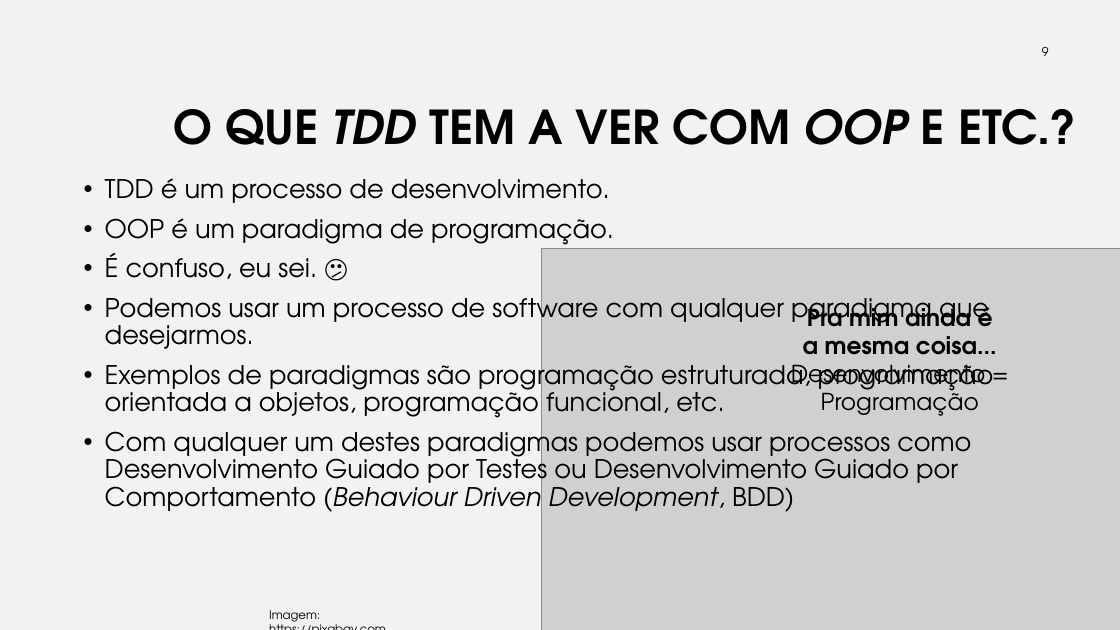
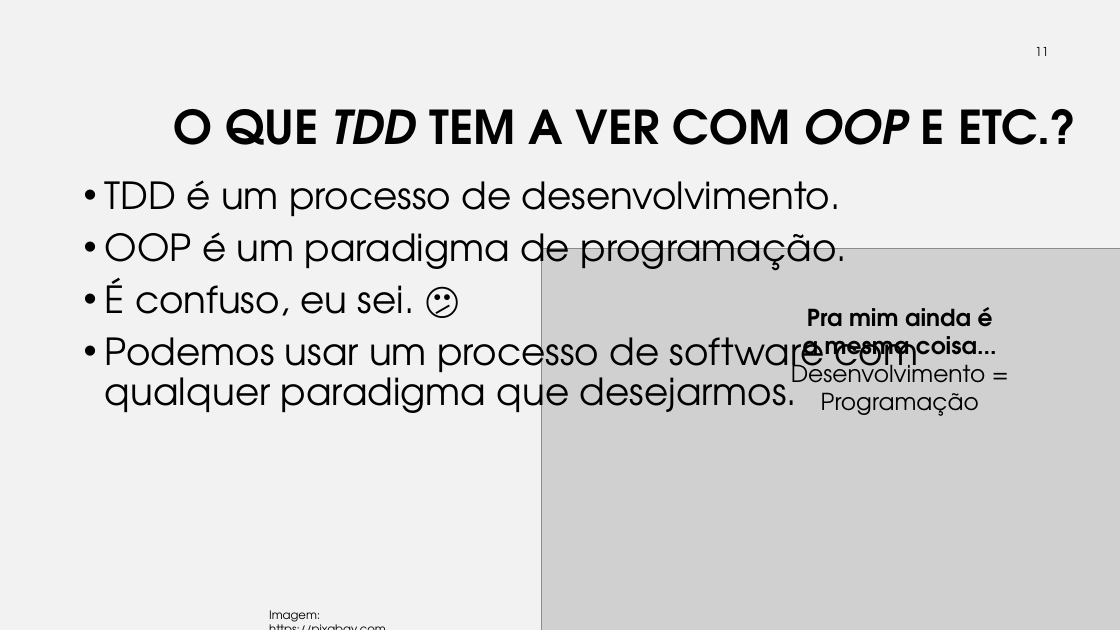
Before and after one commit to iftopalmas/testes-de-software, a slide deck: slide 11 of projects/01-introducao-tdd/tdd.pptx (slide 9 before the commit). Drawn at 1120x630 pixels with LibreOffice and Linux fonts; fonts in the diff are those of the drawing; grey boxes stand for pictures; background and template pictures are left out. Boxes give left, top, right and bottom in pixels: in the first picture for what was removed or moved away, otherwise in the second. Text is boxed around its words. In the diff, an @@ line names an element or a change of style, - is before the commit and + after.

```diff
--- a/projects/01-introducao-tdd/tdd.pptx
+++ b/projects/01-introducao-tdd/tdd.pptx
@@ page number at <box>1035,47,1049,56</box>: text changed @@
-9
+11
@@ text "TDD é um processo de ..." at <box>105,180,919,422</box>: size 22 to 32 pt @@
@@ text at <box>105,357,979,519</box>: paragraphs removed @@
-• Exemplos de paradigmas são programação estruturada, programação orientada a objetos, programação funcional, etc.
-• Com qualquer um destes paradigmas podemos usar processos como Desenvolvimento Guiado por Testes ou Desenvolvimento Guiado por Comportamento (Behaviour Driven Development, BDD)
```
Also in this commit, not shown: 21 other slides changed, 7 slides added, 1 other file.
